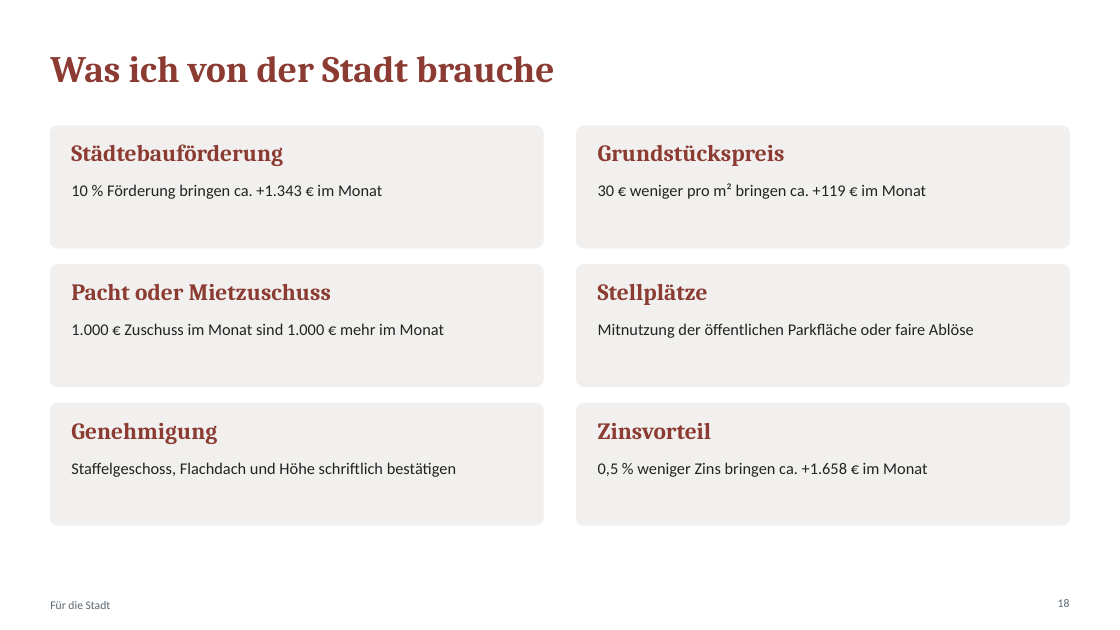
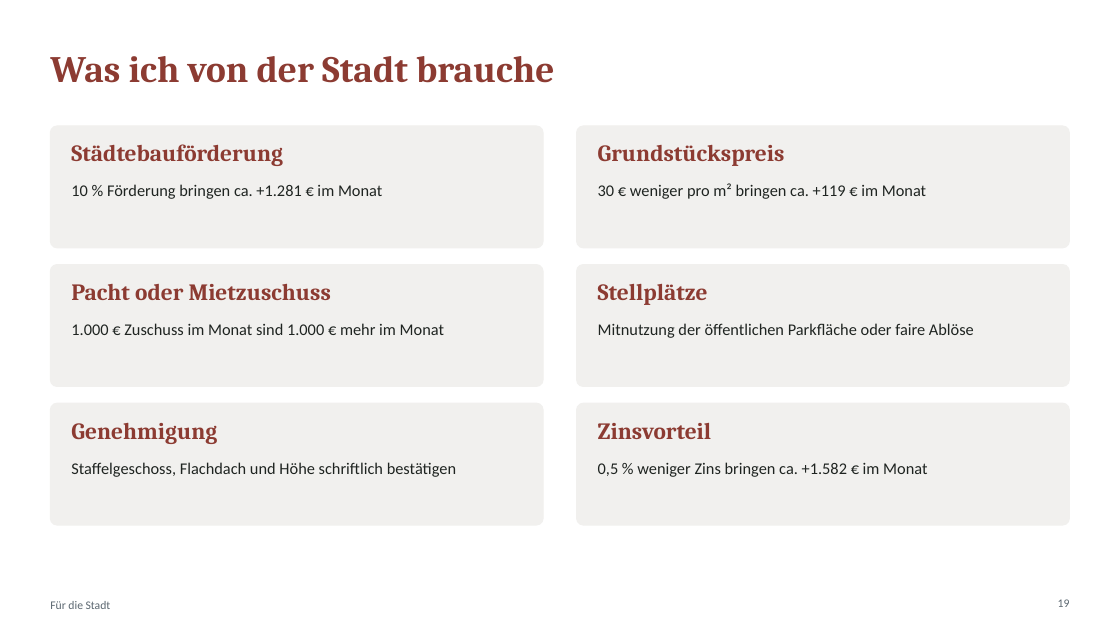
Before and after one commit to CartoonUsername/bau-projekt, a slide deck: slide 19 of praesentation/Neue-Mitte-Werlte_Baufeld3_6-Wohnungen_Gastro-EG.pptx (slide 18 before the commit). Drawn at 1120x630 pixels with LibreOffice and Linux fonts; fonts in the diff are those of the drawing. Boxes give left, top, right and bottom in pixels: in the first picture for what was removed or moved away, otherwise in the second. Text is boxed around its words. In the diff, an @@ line names an element or a change of style, - is before the commit and + after.

```diff
--- a/praesentation/Neue-Mitte-Werlte_Baufeld3_6-Wohnungen_Gastro-EG.pptx
+++ b/praesentation/Neue-Mitte-Werlte_Baufeld3_6-Wohnungen_Gastro-EG.pptx
@@ text at bbox=[71, 184, 382, 199]: text changed @@
-10 % Förderung bringen ca. +1.343 € im Monat
+10 % Förderung bringen ca. +1.281 € im Monat
@@ text at bbox=[598, 462, 927, 477]: text changed @@
-0,5 % weniger Zins bringen ca. +1.658 € im Monat
+0,5 % weniger Zins bringen ca. +1.582 € im Monat
@@ page number at bbox=[1058, 599, 1070, 607]: text changed @@
-18
+19
```
Also in this commit, not shown: 15 other slides changed, 1 slide added, 13 other files.
